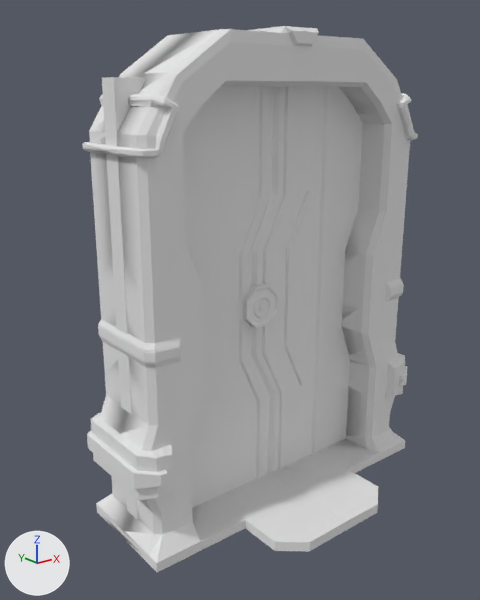
A saved change to the FBX model E_prova1/E_prova1/Assets/Meshes/Door.fbx.
One viewpoint serves both versions: a 50 mm camera at (-8.53, -9.83, 8.2) aimed at (-0.54, 0.16, 4.21). The lights are fixed; the arrows at lower left show +X, +Y and +Z. Where no turn or scale is listed for an object, it has been applied to the vertices. Vertices at the same position are counted once.

Script lines for the objects in view, before the commit:
```python
me_cube_003 = bpy.data.meshes.new('Cube.003')
me_cube_003.from_pydata(...)  # 172 vertices, 170 faces; spans x -0.5..3.21, y -0.24..0.24, z -4.24..4.24
me_cube_004 = bpy.data.meshes.new('Cube.004')
me_cube_004.from_pydata(...)  # 84 vertices, 82 faces; spans x -3.99..-0.64, y -0.24..0.24, z -4.24..4.24
me_cylinder_001 = bpy.data.meshes.new('Cylinder.001')
me_cylinder_001.from_pydata(...)  # 188 vertices, 181 faces; spans x -0.426..0.426, y -0.355..0.355, z -0.426..0.426
ob_door_dx = bpy.data.objects.new('Door_Dx', me_cube_004)
ob_door_dx.location = (0.68, 0.0, 4.18)
ob_door_sx = bpy.data.objects.new('Door_Sx', me_cube_003)
ob_door_sx.location = (0.0, 0.0, 4.18)
ob_key = bpy.data.objects.new('Key', me_cylinder_001)
ob_key.location = (-0.36, 0.0, 4.16)
# also in view: 'Corpo' at (0.0, 0.0, 4.63)
```
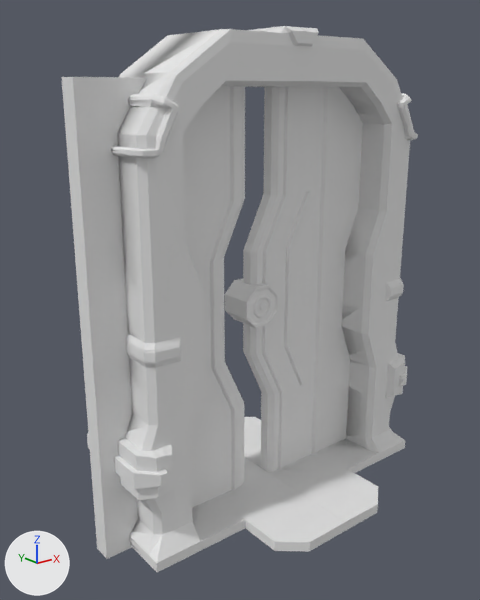
Commit message: opening door completed

Pixel boxes [x1, y1, x2, y2] of what changed, in the pictures (480 x 600 px):
```json
{"object": "Door_Dx", "change": "moved", "before": [102, 77, 273, 519], "after": [62, 77, 245, 559]}
{"object": "Door_Sx", "change": "reshaped", "before": [251, 83, 363, 471], "after": [225, 83, 363, 471]}
{"part": 1, "of": "me_cube_003", "change": "added", "after": [225, 278, 279, 328]}
{"object": "Key", "change": "unchanged, covered by the edit", "before": [243, 284, 279, 328]}
```

Edits to the scene script, one JSON object a line:
```json
{"block": "me_cube_003", "where": "# used by ob_door_sx; location = (0.0, 0.0, 4.18)"}
{"op": "remove", "block": "me_cube_003", "code": "me_cube_003.from_pydata(...)  # 172 vertices, 170 faces; spans x -0.5..3.21, y -0.24..0.24, z -4.24..4.24"}
{"op": "add", "block": "me_cube_003", "code": "me_cube_003.from_pydata(...)  # 360 vertices, 351 faces; spans x -0.79..3.21, y -0.35..0.35, z -4.24..4.24"}
{"block": "me_cube_003", "change": "me_cube_003 part 1: a new loose piece of 188 vertices spanning x -0.79..0.06, y -0.35..0.35, z -0.44..0.41"}
{"op": "set", "path": "ob_door_dx.location", "old": "(0.68, 0.0, 4.18)", "new": "(0.0, 0.0, 4.18)"}
```
